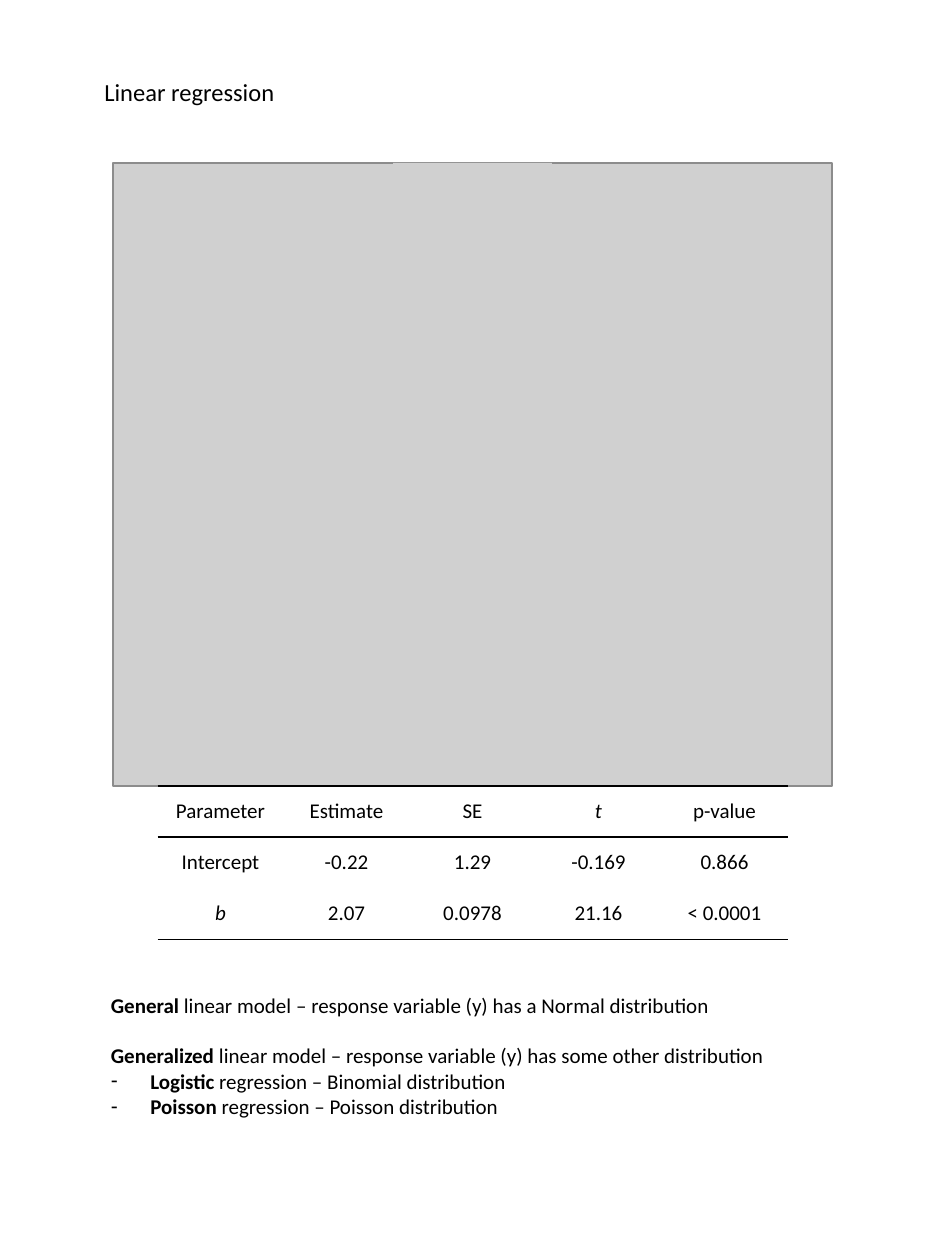
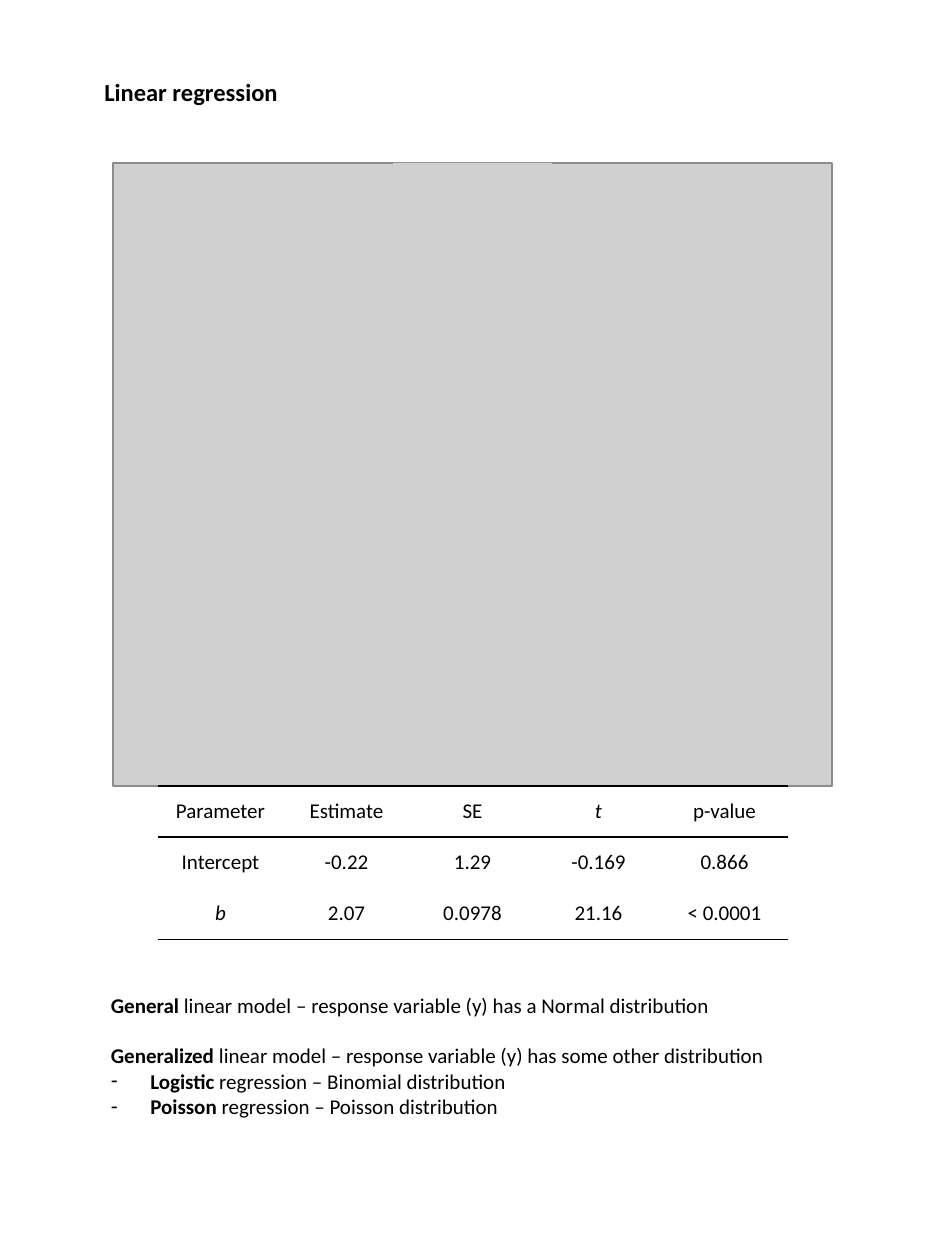
Before and after one commit to ssa200/ssa200.github.io, a slide deck: slide 2 of static/handouts/supplemental-materials.pptx. Drawn at 945x1260 pixels with LibreOffice and Linux fonts; fonts in the diff are those of the drawing; grey boxes stand for pictures. Boxes give left, top, right and bottom in pixels: in the first picture for what was removed or moved away, otherwise in the second. Text is boxed around its words. In the diff, an @@ line names an element or a change of style, - is before the commit and + after.

```diff
--- a/static/handouts/supplemental-materials.pptx
+++ b/static/handouts/supplemental-materials.pptx
@@ text "Linear regression" at (x1=104, y1=84, x2=277, y2=105): bold on @@
```
Also in this commit, not shown: 5 other slides changed, 1 slide added, 3 slides removed, 4 other files.
